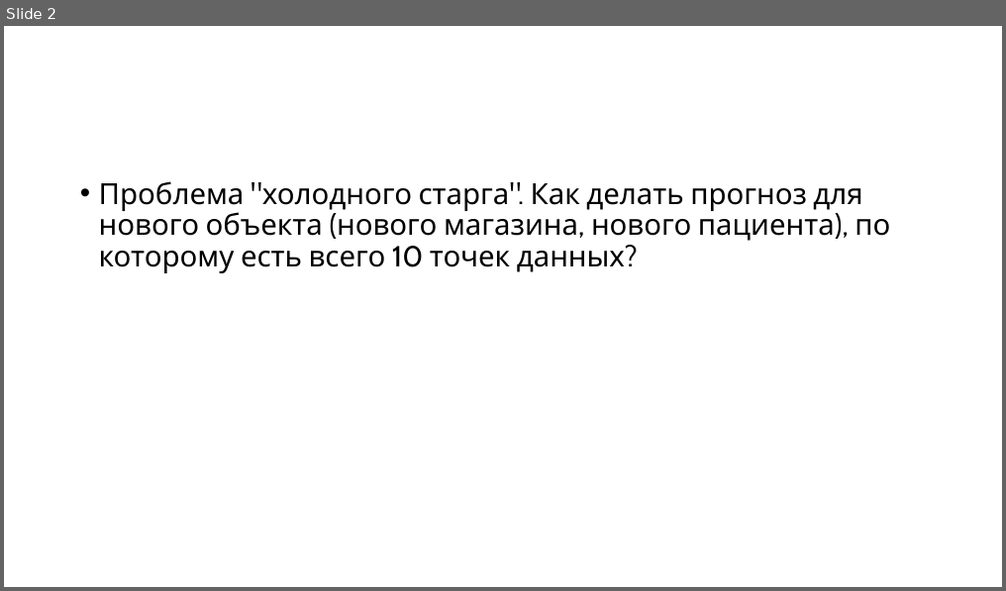
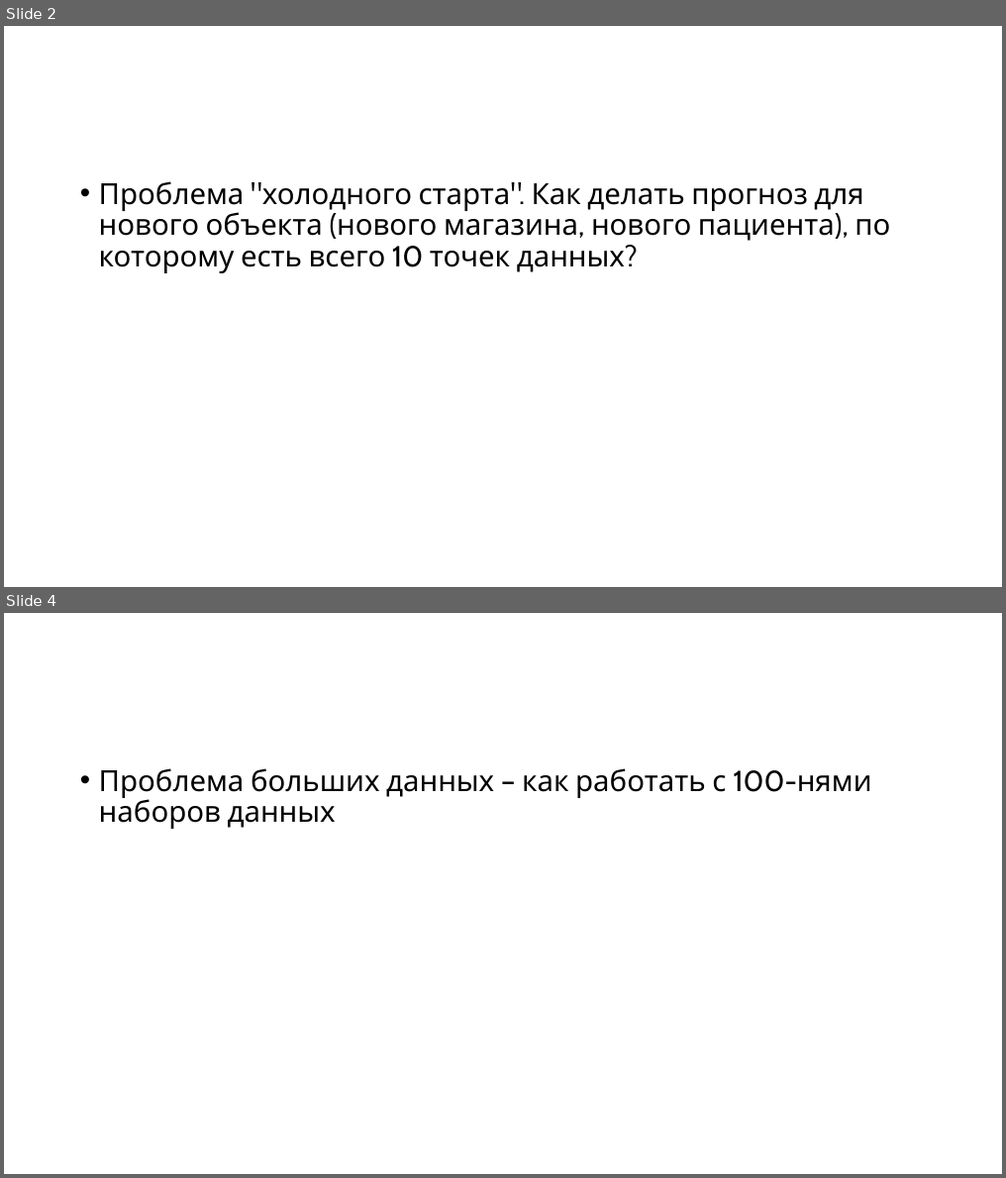
Before and after one commit to MVRonkin/TimeSeriesCourse, a slide deck: 2025/LEC/08 работа с индустриальными ВР.pptx. Shown one above the other, each under a label of ours: slide 2 before the commit, slides 2 and 4 after it; the slides between them are not shown. The pictures are 1006x591 and 1006x1178 pixels, drawn with LibreOffice and Linux fonts; fonts in the diff are those of the drawing. Boxes give left, top, right and bottom in pixels: in the first picture for what was removed or moved away, otherwise in the second. Text is boxed around its words. In the diff, an @@ line names an element or a change of style, - is before the commit and + after.

```diff
--- a/2025/LEC/08 работа с индустриальными ВР.pptx
+++ b/2025/LEC/08 работа с индустриальными ВР.pptx
@@ slide 4 added at box(4, 613, 1002, 1174), background #FFFFFF @@
@@ text added at box(99, 768, 872, 829), 28 pt, text #000000 @@
+• Проблема больших данных – как работать с 100-нями наборов данных
@@ slide 2 changed as well @@
@@ text at box(99, 181, 890, 274): text changed @@
-• Проблема "холодного старга". Как делать прогноз для нового объекта (нового магазина, нового пациента), по которому есть всего 10 точек данных?
+• Проблема "холодного старта". Как делать прогноз для нового объекта (нового магазина, нового пациента), по которому есть всего 10 точек данных?
```
Also in this commit, not shown: 9 other slides added.
